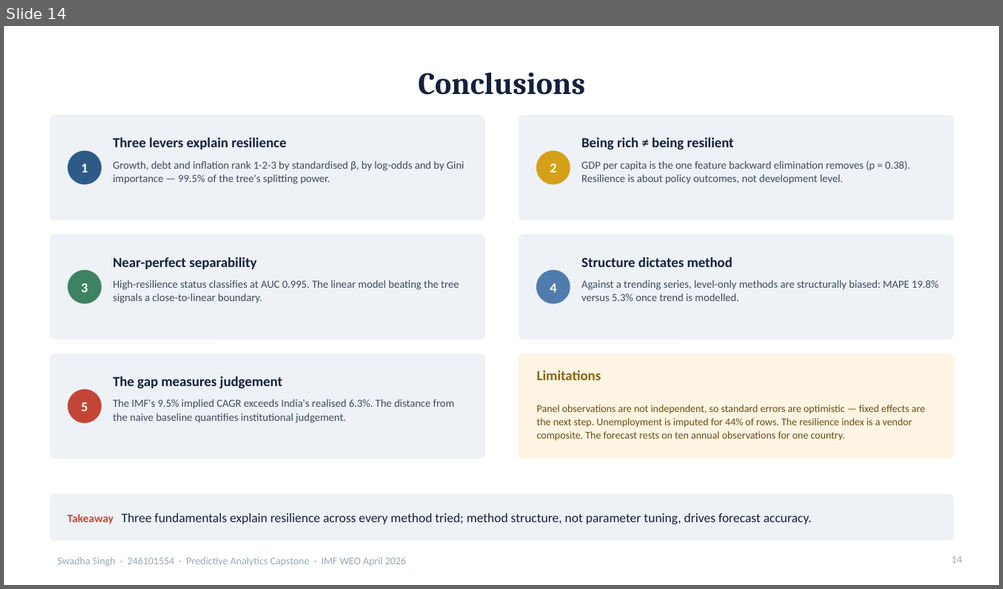
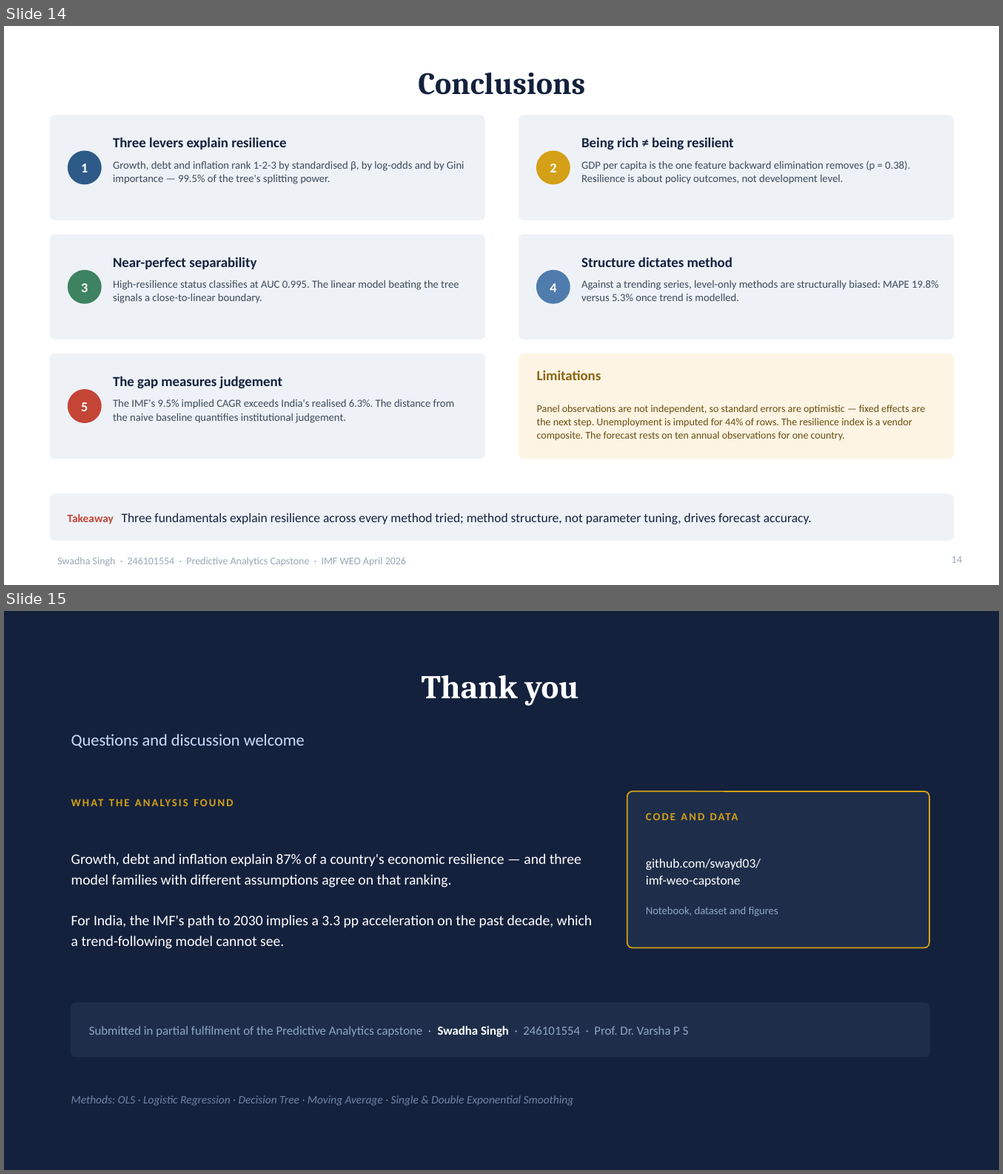
Before and after one commit to swayd03/imf-weo-capstone, a slide deck: IMF_WEO_Capstone_Deck.pptx. Shown one above the other, each under a label of ours: slide 14 before the commit, slides 14 and 15 after it. The pictures are 1003x589 and 1003x1174 pixels, drawn with LibreOffice and Linux fonts; fonts in the diff are those of the drawing. Boxes give left, top, right and bottom in pixels: in the first picture for what was removed or moved away, otherwise in the second. Text is boxed around its words. In the diff, an @@ line names an element or a change of style, - is before the commit and + after.

```diff
--- a/IMF_WEO_Capstone_Deck.pptx
+++ b/IMF_WEO_Capstone_Deck.pptx
@@ slide 15 added at <box>4,611,999,1170</box>, background #14213D @@
@@ title added at <box>421,675,579,706</box>, 32 pt, text #FFFFFF, bold @@
+Thank you
@@ text added at <box>71,734,304,748</box>, 16 pt, text #CADCFC @@
+Questions and discussion welcome
@@ rounded rectangle added at <box>627,792,929,948</box>, fill #1E2E4A, outline #D4A017 1.25 pt @@
@@ text added at <box>71,854,592,949</box>, 14 pt, text #FFFFFF @@
+Growth, debt and inflation explain 87% of a country's economic resilience — and three model families with different assumptions agree on that ranking.
+For India, the IMF's path to 2030 implies a 3.3 pp acceleration on the past decade, which a trend-following model cannot see.
@@ text added at <box>646,859,778,917</box>, 12.5 pt, text #FFFFFF @@
+github.com/swayd03/
+imf-weo-capstone
+Notebook, dataset and figures
@@ text added at <box>130,915,150,925</box>, 10.5 pt, text #D4A017, bold @@
+WHAT THE ANALYSIS FOUND
@@ text added at <box>729,907,745,914</box>, 10.5 pt, text #D4A017, bold @@
+CODE AND DATA
@@ rounded rectangle added at <box>71,1003,929,1057</box>, fill #1E2E4A, outline #1E2E4A 1 pt @@
@@ text added at <box>89,1026,688,1037</box>, 12 pt, text #8FA6C4 @@
+Submitted in partial fulfilment of the Predictive Analytics capstone · Swadha Singh · 246101554 · Prof. Dr. Varsha P S
@@ text added at <box>71,1096,574,1106</box>, 11 pt, text #6F86A6, italic @@
+Methods: OLS · Logistic Regression · Decision Tree · Moving Average · Single & Double Exponential Smoothing
```
Also in this commit, not shown: 1 slide removed, 1 other file.
